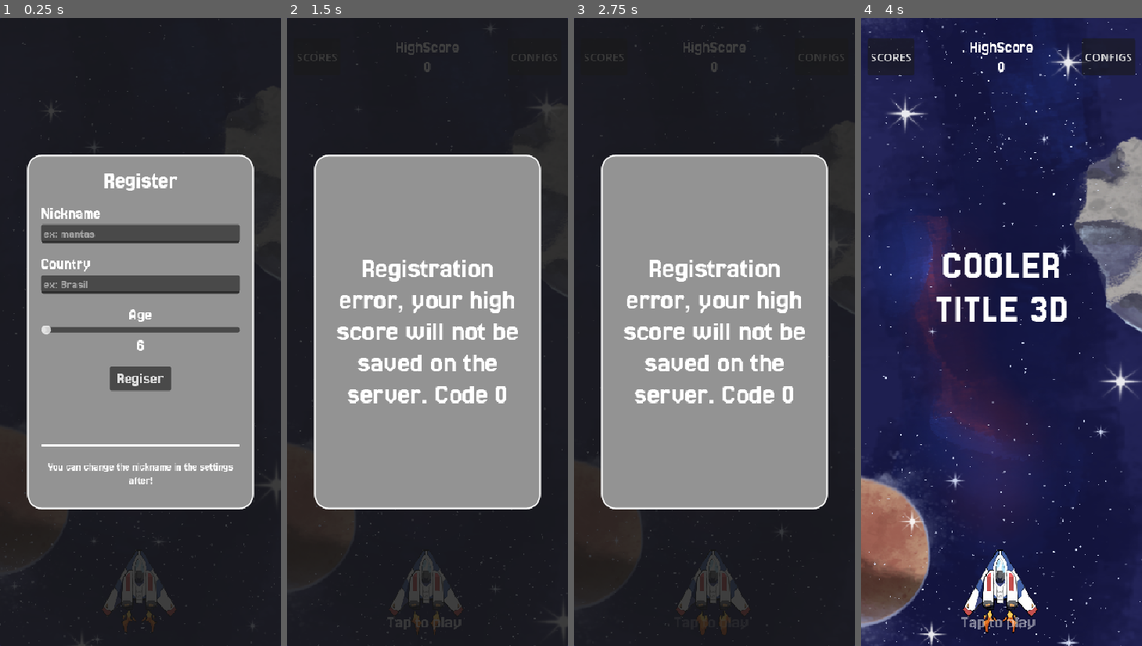
Above: before the commit, frames 1-4 (left to right).
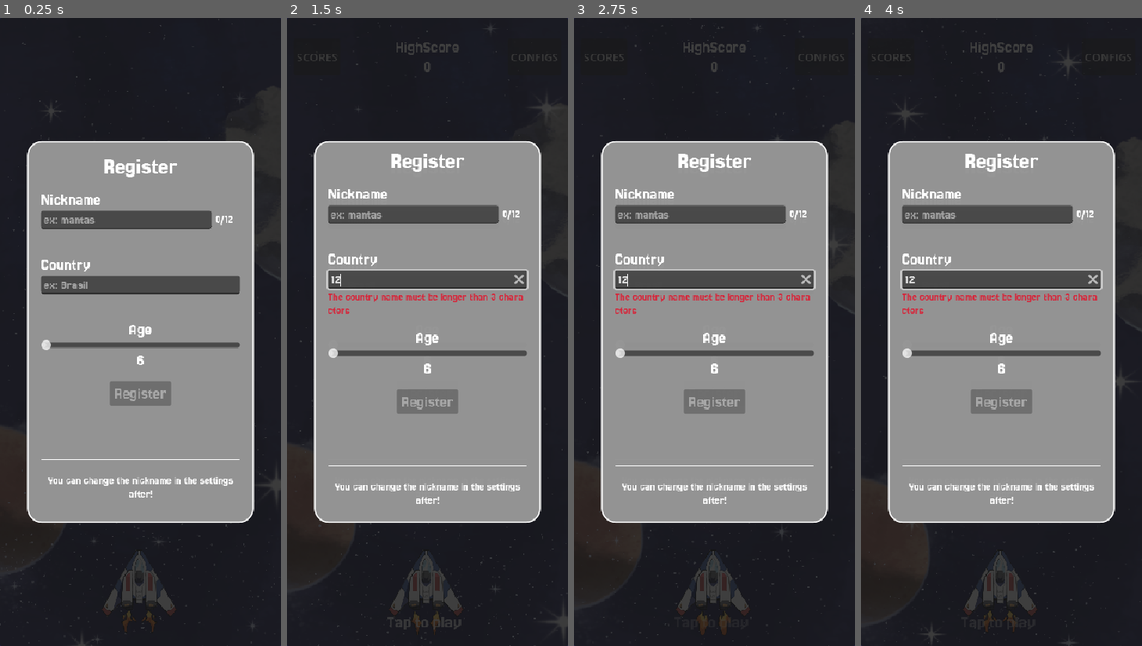
Above: after the commit, the same moments.

Repository: Juawo/space-shooter
Game: Godot game, scene res://scenes/game/main.tscn
Two runs of this game, one before a commit and one after it. Both use one fixed random seed, a clock stepped at 60 frames per second and the inputs below. The engine's default icon, where the game draws it, is replaced by a stand-in: a white triangle on a blue panel in a dark square.
Inputs (mouse positions are in pixels of both pictures, inside the frame that each line leads up to):
- Up to frame 1 (0.25 s): no input
- Up to frame 2 (1.5 s): click (427, 281) at 0.52 s; type "12" at 0.6 s; click (427, 375) at 1.25 s, where only the run before the commit has a clickable "Regiser"
- Up to frame 3 (2.75 s): click "SCORES" at 2 s
- Up to frame 4 (4 s): click "CONFIGS" at 2.75 s; tap Enter at 3.5 s; move the mouse to (1001, 332) at 3.52 s; hold Right (ui_right) from 3.53 s (still down); click (1001, 332) at 3.67 s

The runs differ from the first frame. In frame 1, 13% of the frame differs, in the area x 9-91%, y 19-81%; in frame 2, 14%; in frame 3, 14%; in frame 4, 97%, in the area x 0-100%, y 0-100%.

Commit message:
fix: update registration UI and validation logic for nickname and country inputs

Diff:
--- a/scenes/ui/Register/register.tscn
+++ b/scenes/ui/Register/register.tscn
@@ -109,9 +109,9 @@
 grow_horizontal = 2
 grow_vertical = 2
 theme_override_constants/margin_left = 40
-theme_override_constants/margin_top = 200
+theme_override_constants/margin_top = 180
 theme_override_constants/margin_right = 40
-theme_override_constants/margin_bottom = 200
+theme_override_constants/margin_bottom = 180
 
 [node name="Panel" type="Panel" parent="MarginContainer"]
 layout_mode = 2
@@ -151,12 +151,33 @@
 theme_override_font_sizes/font_size = 24
 text = "Nickname"
 
-[node name="NicknameInput" type="LineEdit" parent="MarginContainer/Panel/MarginContainer/VBoxContainer/Nickname"]
-layout_mode = 2
+[node name="nickname_type" type="HBoxContainer" parent="MarginContainer/Panel/MarginContainer/VBoxContainer/Nickname"]
+layout_mode = 2
+theme_override_constants/separation = 6
+
+[node name="nickname_input" type="LineEdit" parent="MarginContainer/Panel/MarginContainer/VBoxContainer/Nickname/nickname_type"]
+layout_mode = 2
+size_flags_horizontal = 3
 theme_override_fonts/font = ExtResource("1_va7qf")
 theme_override_font_sizes/font_size = 18
 placeholder_text = "ex: mantas"
-max_length = 20
+max_length = 12
+clear_button_enabled = true
+caret_blink = true
+
+[node name="char_count" type="Label" parent="MarginContainer/Panel/MarginContainer/VBoxContainer/Nickname/nickname_type"]
+custom_minimum_size = Vector2(36, 0)
+layout_mode = 2
+size_flags_horizontal = 10
+size_flags_stretch_ratio = 0.1
+theme_override_fonts/font = ExtResource("1_va7qf")
+text = "0/12"
+
+[node name="nicknameFeedback" type="Label" parent="MarginContainer/Panel/MarginContainer/VBoxContainer/Nickname"]
+custom_minimum_size = Vector2(0, 1)
+layout_mode = 2
+theme_override_fonts/font = ExtResource("1_va7qf")
+autowrap_mode = 1
 
 [node name="Country" type="VBoxContainer" parent="MarginContainer/Panel/MarginContainer/VBoxContainer"]
 layout_mode = 2
@@ -172,6 +193,14 @@
 theme_override_fonts/font = ExtResource("1_va7qf")
 theme_override_font_sizes/font_size = 18
 placeholder_text = "ex: Brasil"
+emoji_menu_enabled = false
+clear_button_enabled = true
+
+[node name="CountryFeedback" type="Label" parent="MarginContainer/Panel/MarginContainer/VBoxContainer/Country"]
+custom_minimum_size = Vector2(252, 1)
+layout_mode = 2
+theme_override_fonts/font = ExtResource("1_va7qf")
+autowrap_mode = 1
 
 [node name="Age" type="VBoxContainer" parent="MarginContainer/Panel/MarginContainer/VBoxContainer"]
 layout_mode = 2
@@ -197,15 +226,25 @@
 text = "6"
 horizontal_alignment = 1
 
-[node name="Button" type="Button" parent="MarginContainer/Panel/MarginContainer/VBoxContainer"]
+[node name="register_btn" type="Button" parent="MarginContainer/Panel/MarginContainer/VBoxContainer"]
 custom_minimum_size = Vector2(90, 36)
 layout_mode = 2
 size_flags_horizontal = 4
 size_flags_vertical = 4
 theme_override_fonts/font = ExtResource("1_va7qf")
 theme_override_font_sizes/font_size = 24
-text = "Regiser
+disabled = true
+text = "Register
 "
+
+[node name="detail_return" type="Label" parent="MarginContainer/Panel/MarginContainer/VBoxContainer"]
+custom_minimum_size = Vector2(252, 37)
+layout_mode = 2
+size_flags_vertical = 2
+theme_override_fonts/font = ExtResource("1_va7qf")
+theme_override_font_sizes/font_size = 16
+horizontal_alignment = 1
+autowrap_mode = 1
 
 [node name="Detail" type="VBoxContainer" parent="MarginContainer/Panel/MarginContainer/VBoxContainer"]
 layout_mode = 2
@@ -246,6 +285,8 @@
 wait_time = 2.0
 one_shot = true
 
+[connection signal="text_changed" from="MarginContainer/Panel/MarginContainer/VBoxContainer/Nickname/nickname_type/nickname_input" to="." method="_on_nickname_input_text_changed"]
+[connection signal="text_changed" from="MarginContainer/Panel/MarginContainer/VBoxContainer/Country/CountryInput" to="." method="_on_country_input_text_changed"]
 [connection signal="value_changed" from="MarginContainer/Panel/MarginContainer/VBoxContainer/Age/AgeInput" to="." method="_on_h_slider_value_changed"]
-[connection signal="pressed" from="MarginContainer/Panel/MarginContainer/VBoxContainer/Button" to="." method="_on_button_pressed"]
+[connection signal="pressed" from="MarginContainer/Panel/MarginContainer/VBoxContainer/register_btn" to="." method="_on_button_pressed"]
 [connection signal="timeout" from="Timer" to="." method="_on_timer_timeout"]
--- a/scripts/ui/Register/register.gd
+++ b/scripts/ui/Register/register.gd
@@ -1,49 +1,116 @@
 extends Control
 
+@onready var v_box_container: VBoxContainer = $MarginContainer/Panel/MarginContainer/VBoxContainer
 
-@onready var v_box_container: VBoxContainer = $MarginContainer/Panel/MarginContainer/VBoxContainer
-@onready var nickname_input: LineEdit = $MarginContainer/Panel/MarginContainer/VBoxContainer/Nickname/NicknameInput
+@onready var nickname_input: LineEdit = $MarginContainer/Panel/MarginContainer/VBoxContainer/Nickname/nickname_type/nickname_input
+@onready var char_count: Label = $MarginContainer/Panel/MarginContainer/VBoxContainer/Nickname/nickname_type/char_count
+@onready var nickname_feedback: Label = $MarginContainer/Panel/MarginContainer/VBoxContainer/Nickname/nicknameFeedback
+
 @onready var country_input: LineEdit = $MarginContainer/Panel/MarginContainer/VBoxContainer/Country/CountryInput
+@onready var country_feedback: Label = $MarginContainer/Panel/MarginContainer/VBoxContainer/Country/CountryFeedback
+
 @onready var age_input: HSlider = $MarginContainer/Panel/MarginContainer/VBoxContainer/Age/AgeInput
 @onready var age_value: Label = $MarginContainer/Panel/MarginContainer/VBoxContainer/Age/AgeValue
 
 @onready var animation_player: AnimationPlayer = $AnimationPlayer
+
 @onready var feedback: Label = $MarginContainer/Panel/MarginContainer/Feedback
+
+@onready var detail_return: Label = $MarginContainer/Panel/MarginContainer/VBoxContainer/detail_return
+
+@onready var register_btn: Button = $MarginContainer/Panel/MarginContainer/VBoxContainer/register_btn
 
 @onready var timer: Timer = $Timer
 
 func _ready() -> void:
-	ApiManager.play_registered.connect(register_feedback)
-	# TODO : Conferir a transferencia dos dados do sinal aqui
-
-func _on_h_slider_value_changed(value: float) -> void:
-	age_value.text = str(int(value))
+	ApiManager.play_registered.connect(update_interface_by_response_code_return)
 
 func _on_button_pressed() -> void:
+	if !validate_country(country_input.text) or !validate_nickname(nickname_input.text):
+		return
+
 	var player_data = {
 		"Nickname" : nickname_input.text,
 		"Country" : country_input.text,
 		"Age" : int(age_input.value)
 	}
 	ApiManager.register_player(player_data)
-	print(player_data)
 
-func register_feedback(is_registered : bool, code):
-	if is_registered:
-		print("registered")
-		v_box_container.visible = false
-		feedback.visible = true
-		timer.start(2)
-		await timer.timeout
-		animation_player.play("close_register")
-		await animation_player.animation_finished
-		self.queue_free()
+	nickname_input.editable = false
+	country_input.editable = false
+
+	detail_return.text = "Awaiting server response..."
+	detail_return.add_theme_color_override("font_color", "#ffff")
+
+func update_interface_by_response_code_return(registered,response_code) -> void :
+
+	match response_code:
+		201 :
+			detail_return.text = "Player Registered!"
+			detail_return.add_theme_color_override("font_color", "#00c805")
+			timer.start(2)
+			await timer.timeout
+			animation_player.play("close_register")
+			await animation_player.animation_finished
+			queue_free()
+		409 :
+			detail_return.text = "Another player has this nickname."
+			detail_return.add_theme_color_override("font_color", "#d49a3d")
+		400 :
+			detail_return.text = "Validation error, check your info."
+			detail_return.add_theme_color_override("font_color", "#d4293d")
+		500 :
+			detail_return.text = "Error in the server side."
+			detail_return.add_theme_color_override("font_color", "#d4293d")
+		_:
+			detail_return.text = "Type your info for register."
+			detail_return.add_theme_color_override("font_color", "#ffffff")
+	nickname_input.editable = true
+	country_input.editable = true
+	return
+
+func update_register_btn(is_activated : bool) -> void :
+	register_btn.disabled = !is_activated
+
+func _on_h_slider_value_changed(value: float) -> void:
+	age_value.text = str(int(value))
+
+func _on_nickname_input_text_changed(new_text: String) -> void:
+	update_counter(new_text)
+	var is_nickname_valid = validate_nickname(new_text)
+	update_nickname_feedback_validation_return(is_nickname_valid)
+	update_register_btn(is_nickname_valid)
+
+func _on_country_input_text_changed(new_text: String) -> void:
+	var is_country_valid = validate_country(new_text)
+	update_country_feedback_validation_return(is_country_valid)
+	update_register_btn(is_country_valid)
+
+func update_counter(new_text : String) -> void :
+	char_count.text = "%d/12" % len(new_text)
+
+func validate_country(country_name : String) -> bool:
+	if len(country_name) <= 3 or country_name == " " or country_name.is_empty():
+		return false
 	else :
-		feedback.text = "Registration error, your high score will not be saved on the server. Code %d" % code
-		v_box_container.visible = false
-		feedback.visible = true
-		timer.start(2)
-		await timer.timeout
-		animation_player.play("close_register")
-		await animation_player.animation_finished
-		self.queue_free()
+		return true
+
+func validate_nickname(new_text : String) -> bool :
+	if len(new_text) <= 2 or new_text.count(" ") >= 1 or new_text.is_empty():
+		return false
+	else :
+		return true
+
+func update_nickname_feedback_validation_return(is_valid : bool) -> void :
+	if is_valid :
+		nickname_feedback.text = ""
+	else :
+		nickname_feedback.text = "The nickname must be longer than 2 characters and contain no spaces."
+		nickname_feedback.add_theme_color_override("font_color", "#d4293d")
+
+func update_country_feedback_validation_return(is_valid : bool) -> void :
+	if is_valid :
+		country_feedback.text = ""
+	else :
+		country_feedback.text = "The country name must be longer than 3 characters"
+		country_feedback.add_theme_color_override("font_color", "#d4293d")
